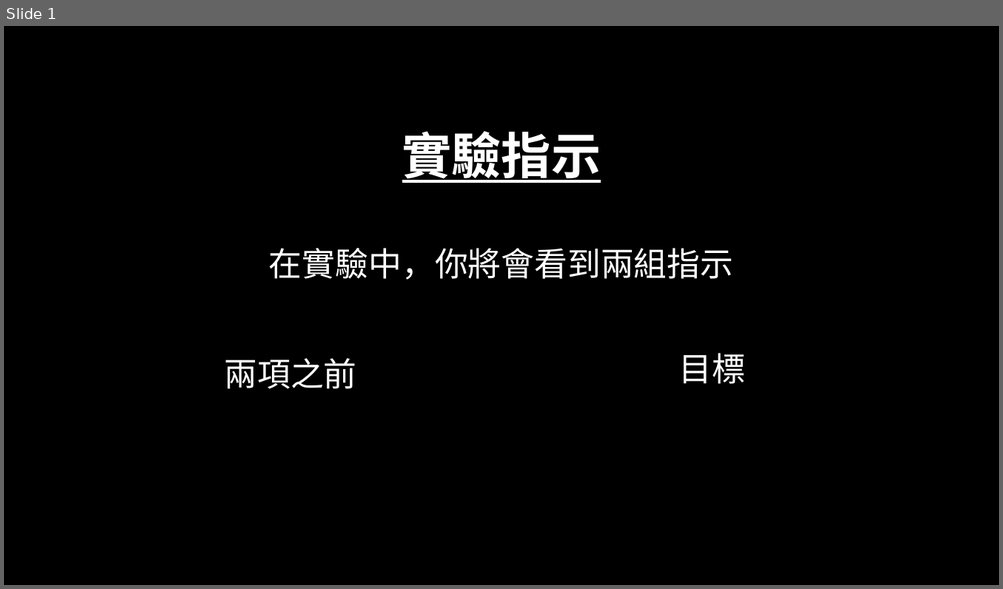
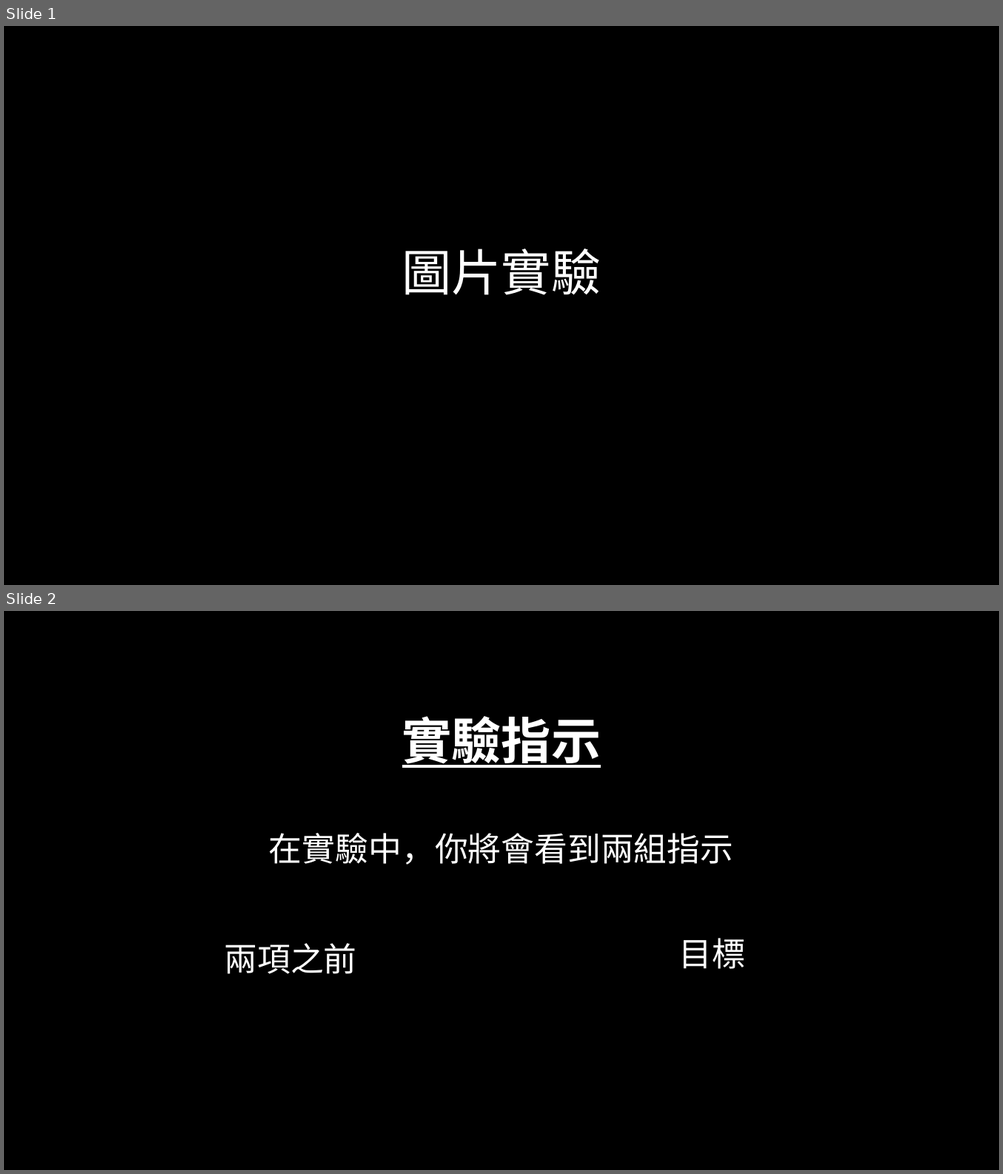
Before and after one commit to jocelynto/collab, a slide deck: nback-practise/nback_task_instruction.pptx. Shown one above the other, each under a label of ours: slide 1 before the commit, slides 1 and 2 after it. The pictures are 1003x589 and 1003x1174 pixels, drawn with LibreOffice and Linux fonts; fonts in the diff are those of the drawing. Boxes give left, top, right and bottom in pixels: in the first picture for what was removed or moved away, otherwise in the second. Text is boxed around its words. In the diff, an @@ line names an element or a change of style, - is before the commit and + after.

```diff
--- a/nback-practise/nback_task_instruction.pptx
+++ b/nback-practise/nback_task_instruction.pptx
@@ slide 1 added at (4, 26, 999, 585), background #000000 @@
@@ text added at (402, 249, 601, 295), 48 pt, text #FFFFFF @@
+圖片實驗
@@ what was slide 1 is now slide 2 @@
```
Also in this commit, not shown: 23 other files.
